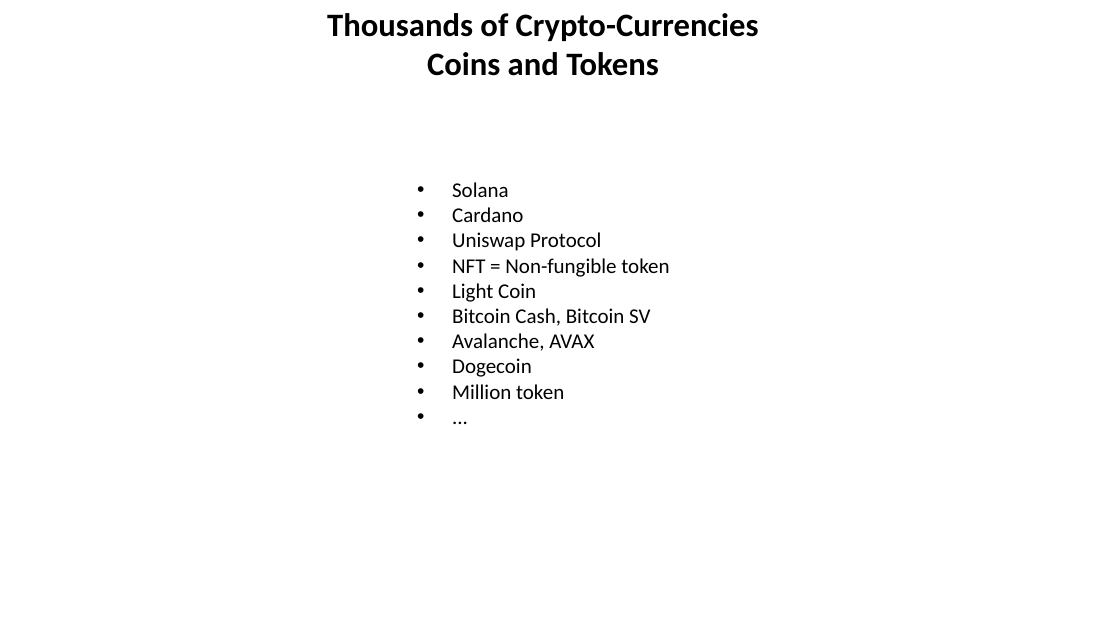
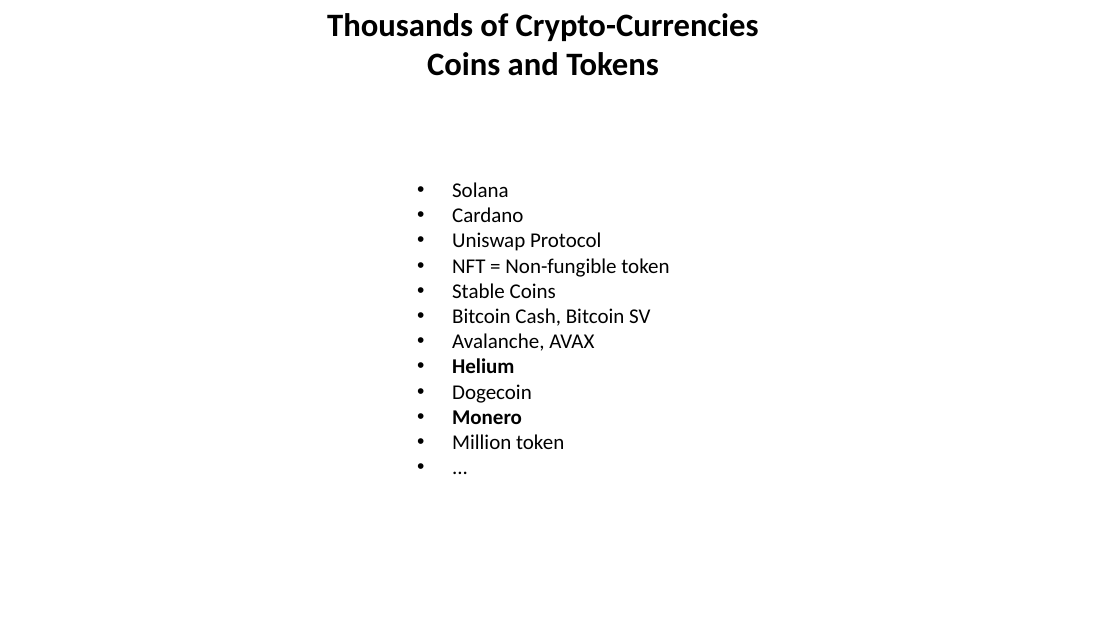
Before and after one commit to lselector/crypto, a slide deck: slide 1 of crypto_03_currencies.pptx. Drawn at 1120x630 pixels with LibreOffice and Linux fonts; fonts in the diff are those of the drawing. Boxes give left, top, right and bottom in pixels: in the first picture for what was removed or moved away, otherwise in the second. Text is boxed around its words. In the diff, an @@ line names an element or a change of style, - is before the commit and + after.

```diff
--- a/crypto_03_currencies.pptx
+++ b/crypto_03_currencies.pptx
@@ text at <box>452,283,556,298</box>: text changed @@
-• Light Coin
+• Stable Coins
@@ text at <box>452,358,514,373</box>: paragraph added @@
+• Helium
@@ text at <box>452,410,522,424</box>: paragraph added @@
+• Monero
```
Also in this commit, not shown: 1 other slide changed, 4 other files.
